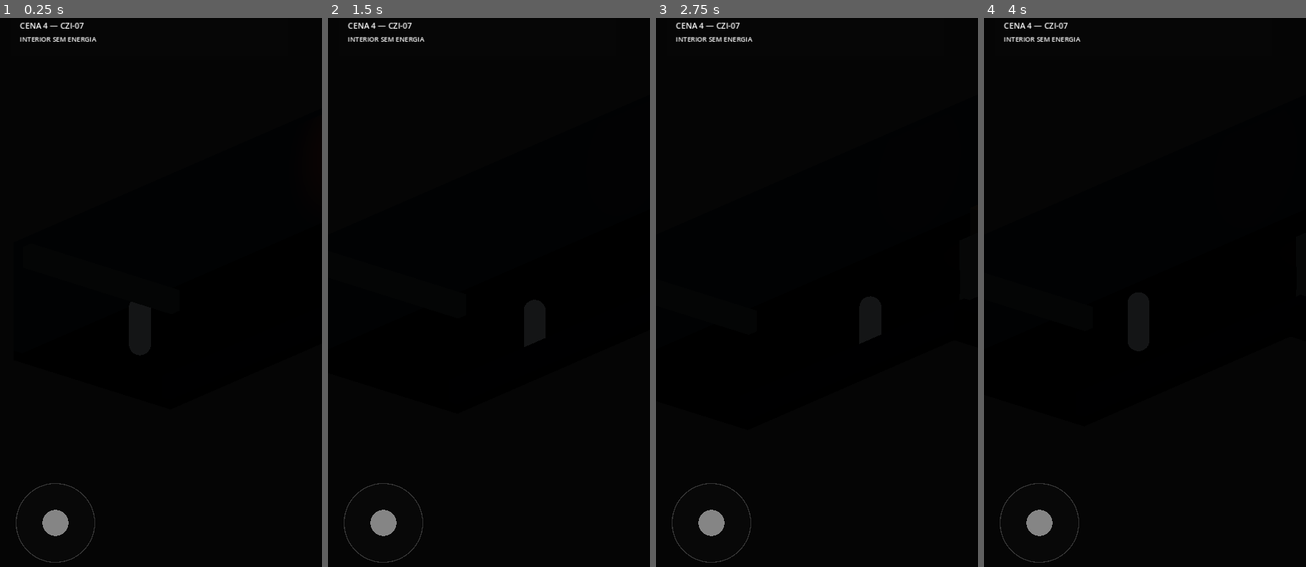
Above: before the commit, frames 1-4 (left to right).
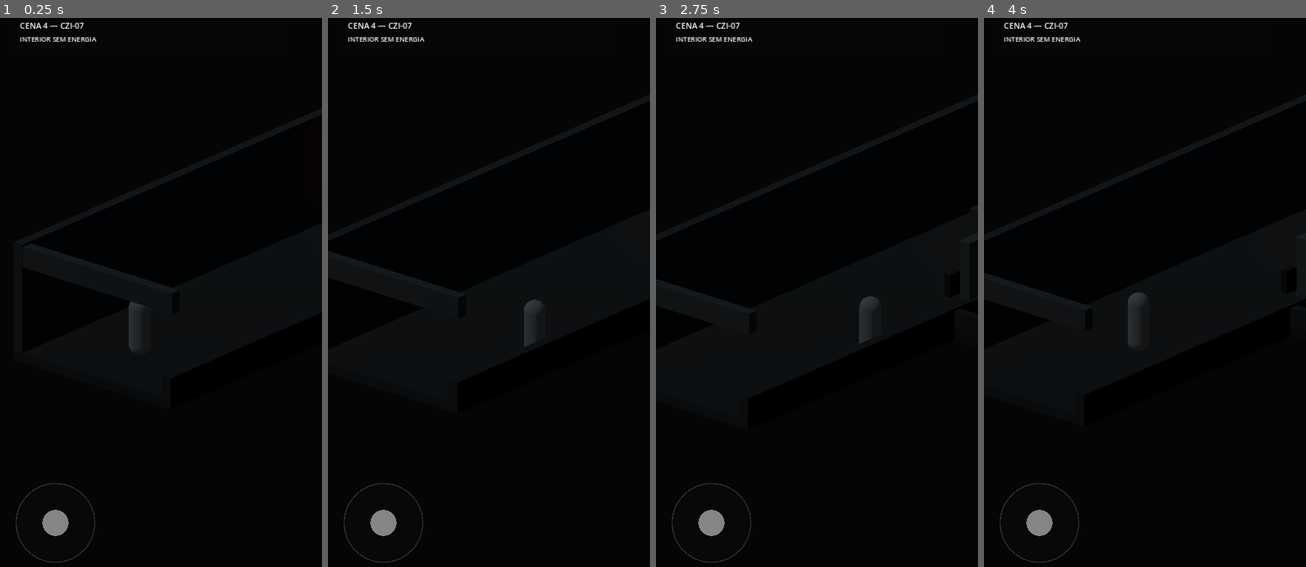
Above: after the commit, the same moments.

Repository: Surgaj/Protocol-Zero
Game: Godot game, scene res://scenes/vertical_slice/scene_04_bunker_wakes.tscn
Same seed, same stepped clock (60 frames per second), same inputs: the game is played once before the commit and once after it. This scene is started directly instead of the project's main scene.
Inputs (mouse positions are in pixels of both pictures, inside the frame that each line leads up to):
- Up to frame 1 (0.25 s): no input
- Up to frame 2 (1.5 s): tap Enter at 0.5 s; move the mouse to (559, 265) at 0.52 s; hold D (move_right) 0.53-1.25 s; click (559, 265) at 0.67 s; drag from (424, 319) to (472, 407) at 1.27 s
- Up to frame 3 (2.75 s): tap Space at 2 s; move the mouse to (849, 166) at 2.02 s; hold D (move_right) from 2.03 s (still down)
- Up to frame 4 (4 s): release D (move_right) at 2.75 s; drag from (1128, 407) to (1048, 204) at 2.77 s; tap Enter at 3.5 s; move the mouse to (1241, 380) at 3.52 s; hold A (move_left) from 3.53 s (still down)

The runs differ from the first frame. In frame 1, 0.1% of the frame differs, in the area x 40-44%, y 51-61%; in frame 2, 0.1%; in frame 3, 0.2%, in the area x 63-100%, y 39-60%; in frame 4, 0.2%.

Commit message:
Make dead bunker readable on mobile

Diff:
--- a/godot/scenes/vertical_slice/scene_04_bunker_wakes.tscn
+++ b/godot/scenes/vertical_slice/scene_04_bunker_wakes.tscn
@@ -4,3 +4,9 @@
 
 [node name="Scene04BunkerWakes" type="Node3D"]
 script = ExtResource("1_scene04")
+
+[node name="DeadInteriorFill" type="DirectionalLight3D" parent="."]
+rotation_degrees = Vector3(-55, -35, 0)
+light_color = Color(0.46, 0.50, 0.54, 1)
+light_energy = 0.32
+shadow_enabled = false
